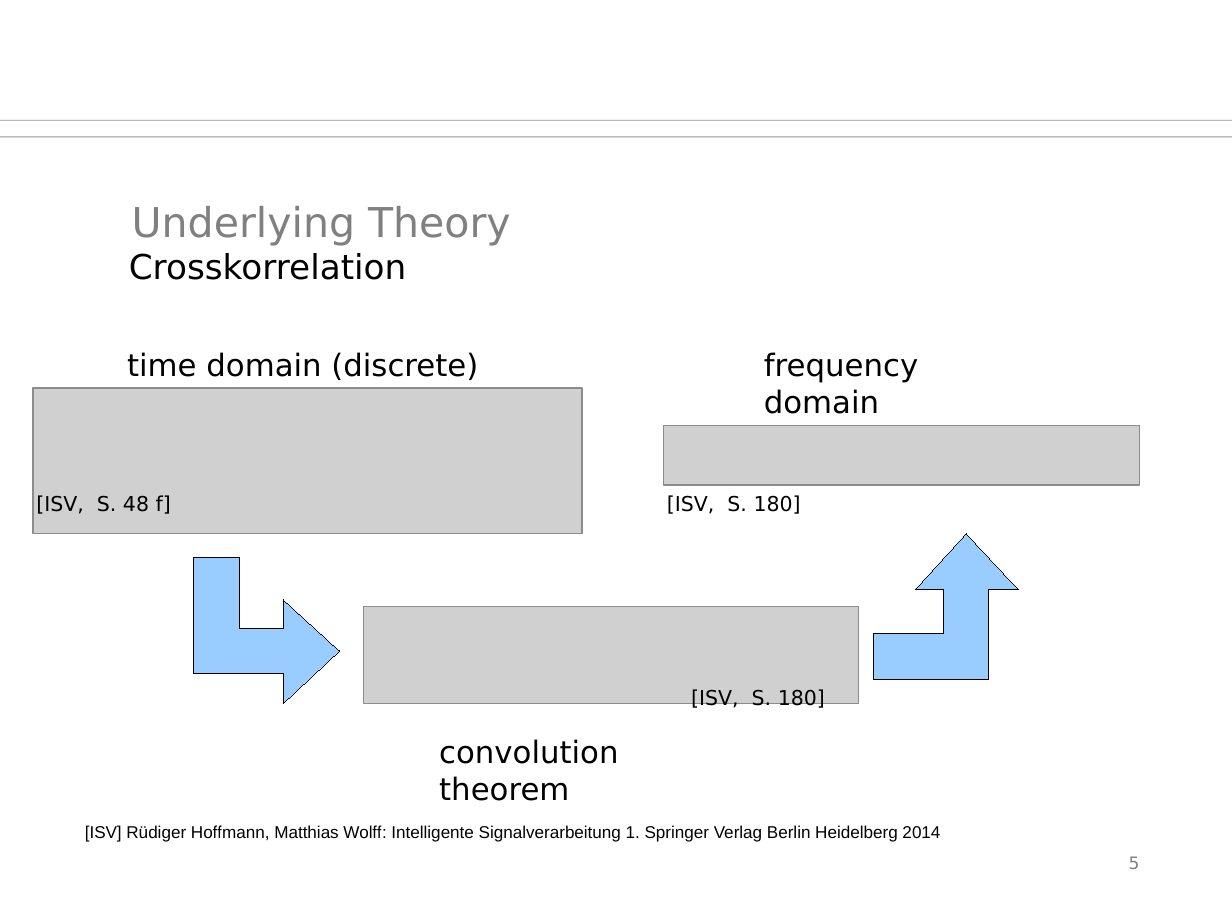
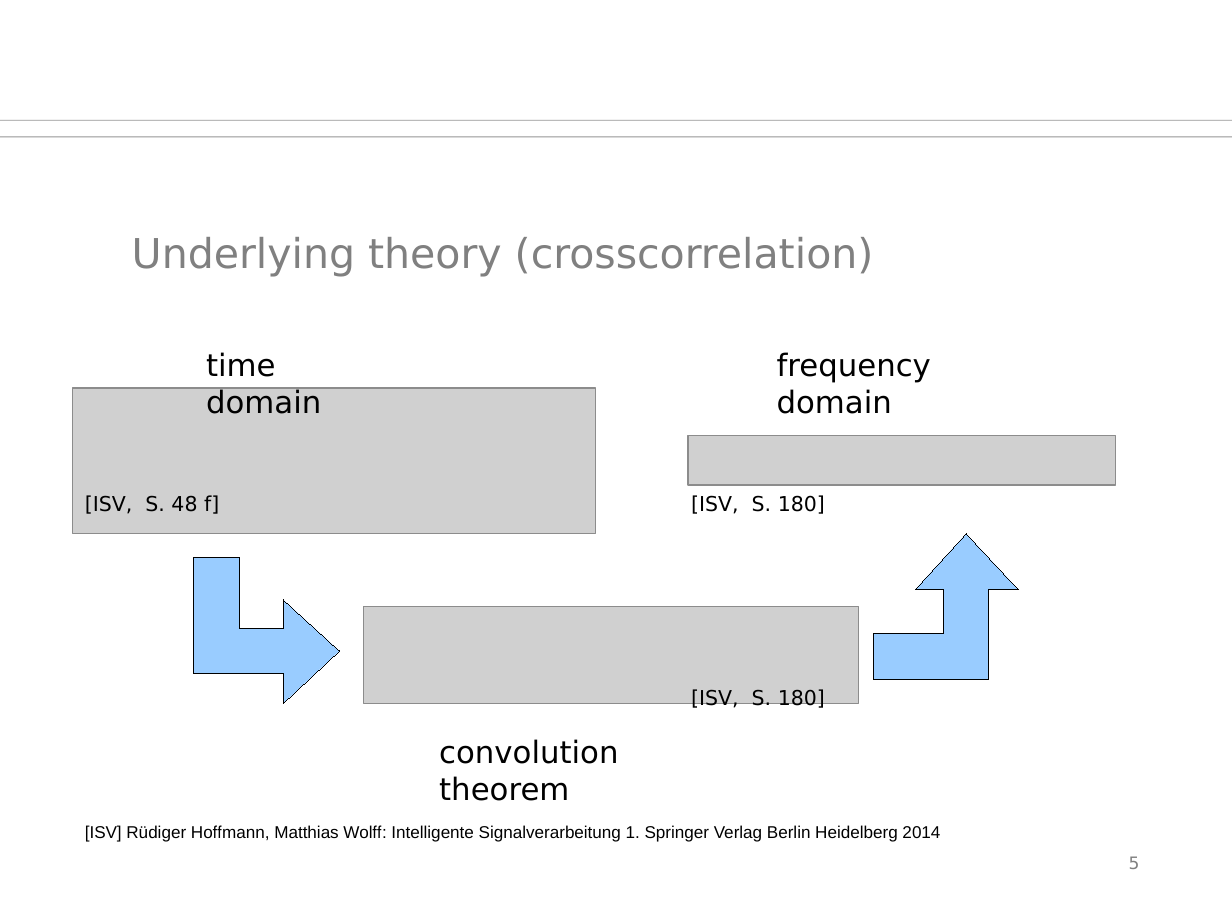
Before and after one commit to orgarten/Hauptseminar, a slide deck: slide 5 of Präsentation/btwf.odp. Drawn at 1232x924 pixels with LibreOffice and Linux fonts; fonts in the diff are those of the drawing; grey boxes stand for pictures; background and template pictures are left out. Boxes give left, top, right and bottom in pixels: in the first picture for what was removed or moved away, otherwise in the second. Text is boxed around its words. In the diff, an @@ line names an element or a change of style, - is before the commit and + after.

```diff
--- a/Präsentation/btwf.odp
+++ b/Präsentation/btwf.odp
@@ title at <box>132,237,874,277</box>: text changed @@
-Underlying Theory
+Underlying theory (crosscorrelation)
@@ text removed at <box>129,253,407,280</box> @@
-Crosskorrelation
@@ text at <box>206,352,321,414</box>: text changed @@
-time domain (discrete)
+time domain
@@ text "frequency domain": place and size @@
-text "frequency domain" at <box>764,352,918,414</box>
+text "frequency domain" at <box>777,352,931,414</box>
@@ picture: place and size @@
-picture at <box>33,388,583,533</box>
+picture at <box>73,388,595,533</box>
@@ picture: place and size @@
-picture at <box>664,425,1140,484</box>
+picture at <box>687,435,1115,484</box>
@@ text "[ISV, S. 48 f]": place and size @@
-text "[ISV, S. 48 f]" at <box>36,495,171,514</box>
+text "[ISV, S. 48 f]" at <box>85,495,219,514</box>
@@ text "[ISV, S. 180]": place and size @@
-text "[ISV, S. 180]" at <box>667,495,801,514</box>
+text "[ISV, S. 180]" at <box>691,495,825,514</box>
```
Also in this commit, not shown: 1 other slide changed, 1 slide added, 2 other files.
